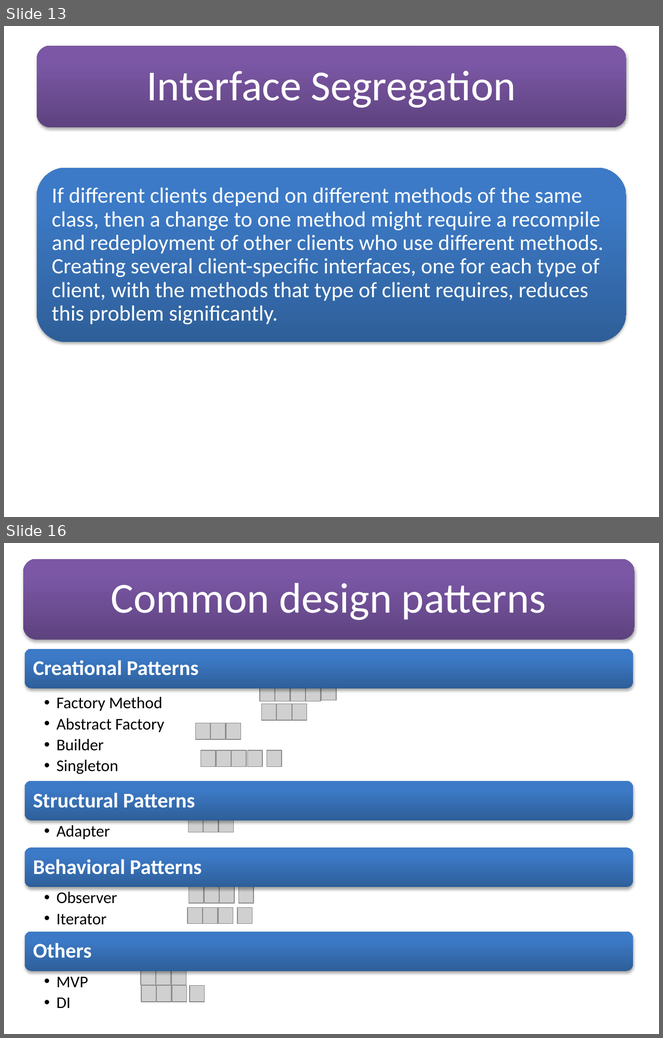
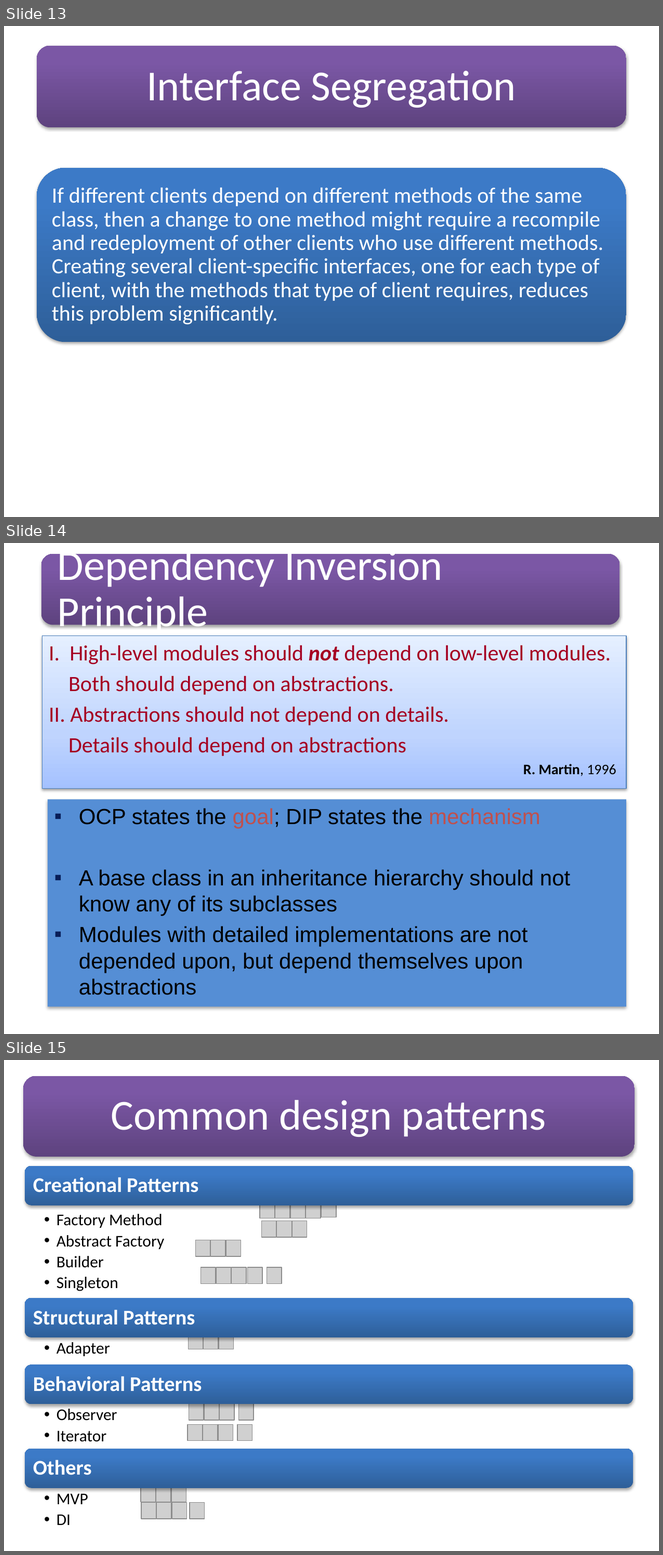
Before and after one commit to soyebparvez/DesignPatternData, a slide deck: Design Principle.pptx. Shown one above the other, each under a label of ours: slides 13 and 16 before the commit, slides 13, 14 and 15 after it; the slides between them are not shown. The pictures are 663x1038 and 663x1555 pixels, drawn with LibreOffice and Linux fonts; fonts in the diff are those of the drawing; grey boxes stand for pictures. Boxes give left, top, right and bottom in pixels: in the first picture for what was removed or moved away, otherwise in the second. Text is boxed around its words. In the diff, an @@ line names an element or a change of style, - is before the commit and + after.

```diff
--- a/Design Principle.pptx
+++ b/Design Principle.pptx
@@ slide 14 added at <box>4,543,659,1034</box>, background #FFFFFF @@
@@ rounded rectangle added at <box>41,554,620,625</box>, fill gradient #5F4480 to #7B58A6 to #7C57A8 @@
@@ text added at <box>58,545,443,636</box>, 47 pt, text #FFFFFF @@
+Dependency Inversion Principle
@@ rectangle added at <box>42,636,626,788</box>, fill gradient #A4C4FF to #BFD4FF to #E6EEFF, outline #4B7EBC 0.75 pt, 24 pt, text #A50021 @@
+I. High-level modules should not depend on low-level modules.
+Both should depend on abstractions.
+II. Abstractions should not depend on details.
+Details should depend on abstractions
+R. Martin, 1996
@@ rectangle added at <box>48,800,626,1007</box>, fill #558ED5, 24 pt, text #000000 @@
+▪ OCP states the goal; DIP states the mechanism
+▪ A base class in an inheritance hierarchy should not know any of its subclasses
+▪ Modules with detailed implementations are not depended upon, but depend themselves upon abstractions
@@ what was slide 16 is now slide 15 @@
```
Also in this commit, not shown: 3 slides changed, 2 other slides added, 4 slides removed.
